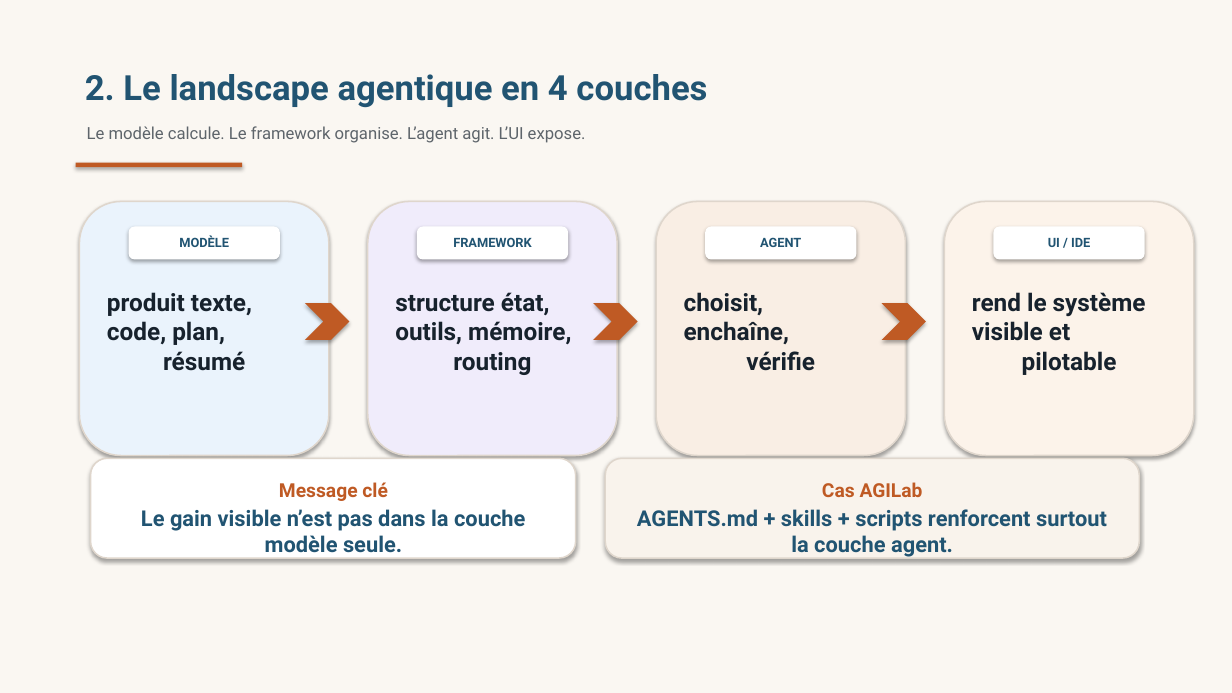
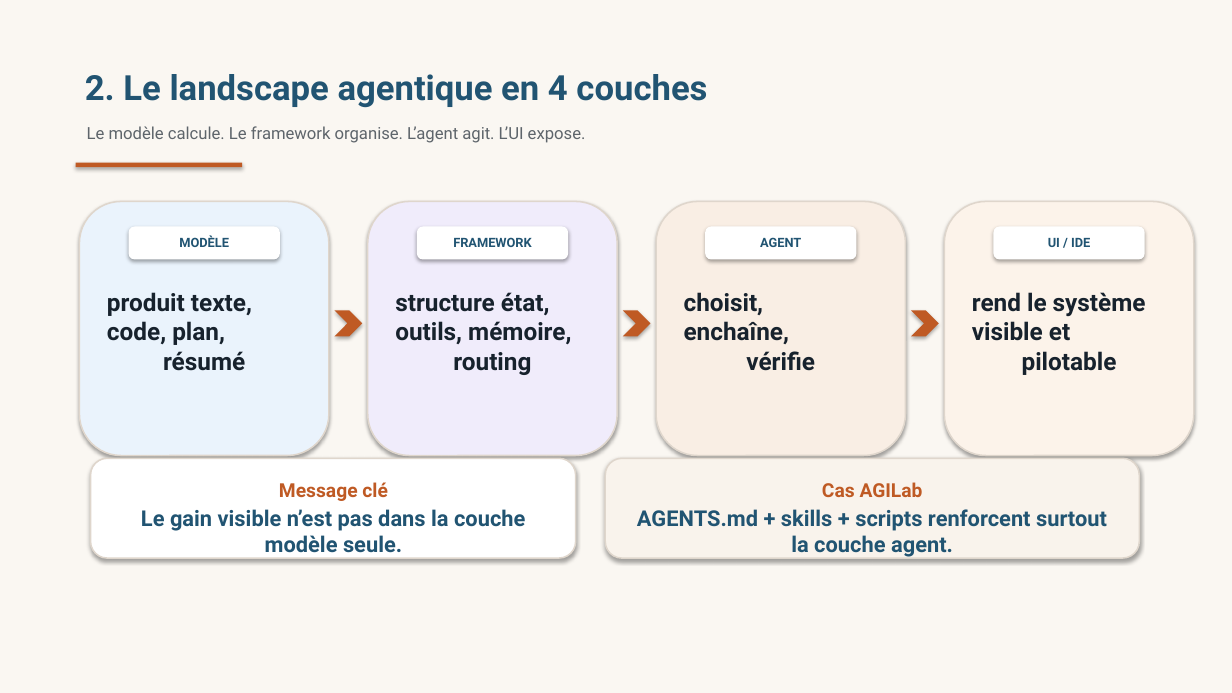
Before and after one commit to ThalesGroup/agilab, a slide deck: slide 2 of docs/source/TP Prompt Ingénierie.pptx. Drawn at 1232x693 pixels with LibreOffice and Linux fonts; fonts in the diff are those of the drawing. Boxes give left, top, right and bottom in pixels: in the first picture for what was removed or moved away, otherwise in the second. Text is boxed around its words. In the diff, an @@ line names an element or a change of style, - is before the commit and + after.

```diff
--- a/docs/source/TP Prompt Ingénierie.pptx
+++ b/docs/source/TP Prompt Ingénierie.pptx
@@ chevron resized from (x1=305, y1=303, x2=349, y2=340) to (x1=335, y1=311, x2=362, y2=336) @@
@@ chevron resized from (x1=593, y1=303, x2=638, y2=340) to (x1=623, y1=311, x2=651, y2=336) @@
@@ chevron resized from (x1=882, y1=303, x2=926, y2=340) to (x1=911, y1=311, x2=939, y2=336) @@
```
Also in this commit, not shown: 2 other slides changed, 1 other file.
